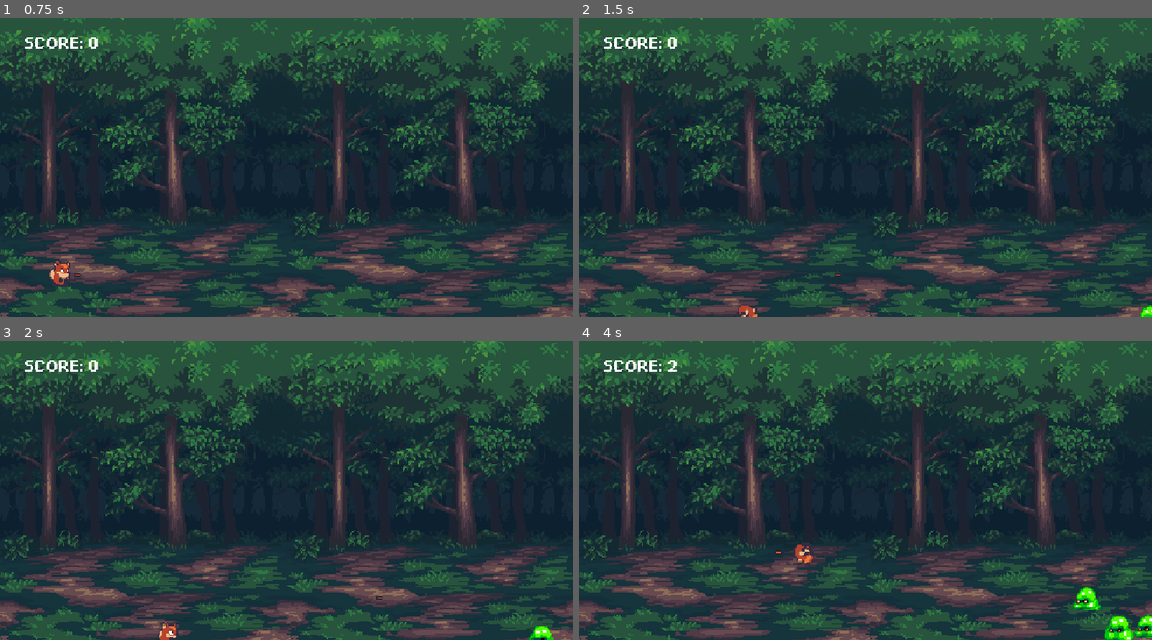
Above: before the commit, frames 1-4 (two rows, left to right).
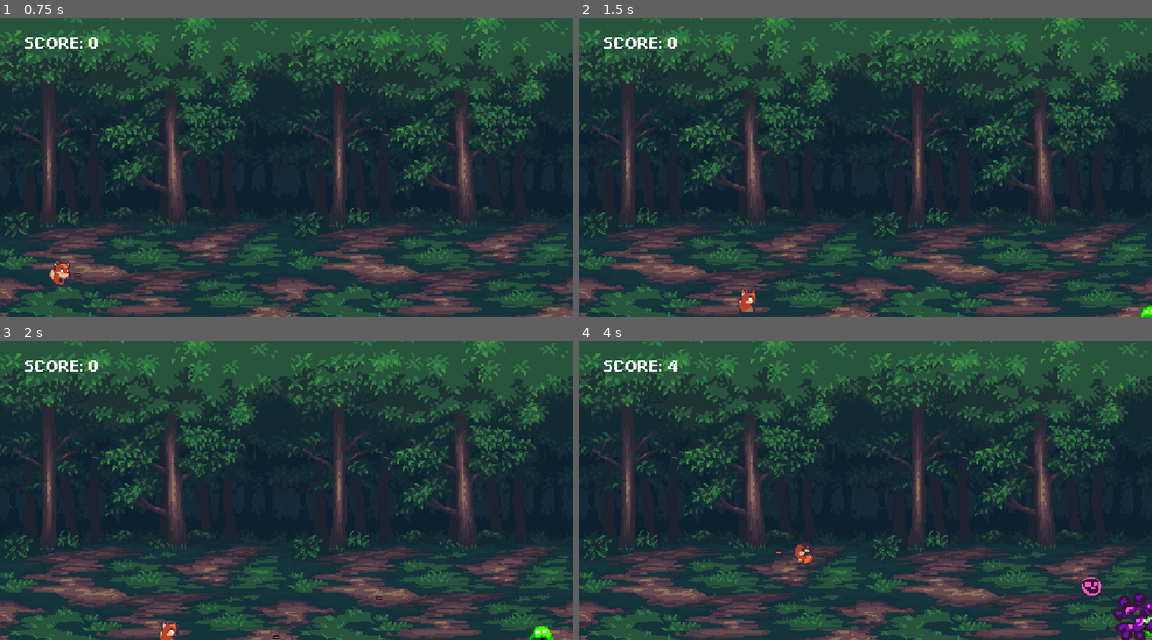
Above: after the commit, the same moments.

Repository: jsjzh/godot-game
Game: Godot game, scene res://Sences/game.tscn
Two runs of this game, one before a commit and one after it. Both use one fixed random seed, a clock stepped at 60 frames per second and the inputs below.
Inputs:
- Up to frame 1 (0.75 s): hold Right (right) from 0.53 s (still down); tap C (fire) at 0.6 s
- Up to frame 2 (1.5 s): tap Z (roll) at 0.8, 1.35 s; release Right (right) at 1.28 s; hold Down (down) from 1.28 s (still down)
- Up to frame 3 (2 s): keep holding Down (down); tap C (fire) at 1.55 s
- Up to frame 4 (4 s): release Down (down) at 2.03 s; hold Right (right) 2.03-2.78 s; tap C (fire) at 2.1, 3.05, 3.6 s; tap Z (roll) at 2.3, 2.85, 3.8 s; hold Up (up) 2.78-3.53 s; hold Left (left) from 3.53 s (still down)

Frame 1 is identical in both runs. In frame 2, 0.2% of the frame differs, in the area x 27-32%, y 90-100%; in frame 3, 0.1%; in frame 4, 1.3%, in the area x 15-100%, y 6-100%.

Commit message:
feat: 新增翻滚冷却系统

Diff:
--- a/Scripts/Player.gd
+++ b/Scripts/Player.gd
@@ -6,6 +6,7 @@
 @export var bullet_scene: PackedScene
 @export var player_audio_fire: AudioStreamPlayer
 @export var player_audio_run: AudioStreamPlayer
+@export var player_roll_cooldown_Timer: Timer
 
 @export var player_base_speed: float = 8000
 @export var player_roll_speed: float = player_base_speed * 1.5
@@ -19,6 +20,11 @@
 var player_last_direction = 1 # 1: right, -1: left
 var player_roll_timer: float = 0.0
 var player_roll_direction: Vector2 = Vector2.RIGHT
+var player_roll_colldownTimer: float = 1.0
+var player_can_roll: bool = true
+var player_is_invincible: bool = false
+
+var BlinkTween: Tween
 
 func _ready():
 	GameManager.game_overed.connect(handle_game_over)
@@ -89,15 +95,37 @@
 
 
 func start_roll(direction: Vector2):
+	if not player_can_roll:
+		return
 	player_move_type = PlayerMoveType.ROLL
 	player_roll_direction = direction.normalized()
 	player_roll_timer = player_roll_duration
 	player_animated_sprite.play("roll")
+	player_can_roll = false
+	player_roll_cooldown_Timer.start(player_roll_colldownTimer)
+
+	var tween = create_tween()
+	tween.set_loops() # 无限循环
+	tween.set_trans(Tween.TRANS_SINE) # 使用正弦曲线，效果更平滑
+
+	# 创建闪烁动画：透明 ↔ 不透明
+	tween.tween_property(player_animated_sprite, "modulate:a", 0.3, 0.1)
+	tween.tween_property(player_animated_sprite, "modulate:a", 1.0, 0.1)
+
+	# 保存tween引用以便停止
+	BlinkTween = tween
 
 
 func end_roll():
 	player_move_type = PlayerMoveType.IDLE
 	velocity = Vector2.ZERO
+
+	if BlinkTween:
+		BlinkTween.kill()
+		BlinkTween = null
+
+	# 确保材质恢复原状
+	player_animated_sprite.modulate = Color(1, 1, 1, 1)
 
 
 func handle_fire():
@@ -111,10 +139,14 @@
 			player_audio_fire.play()
 
 
-func handle_animation_finished(anim_name: String):
-	if anim_name == "roll" and player_move_type == PlayerMoveType.ROLL:
+func handle_animation_finished():
+	if player_move_type == PlayerMoveType.ROLL:
 		end_roll()
 
 
 func handle_game_over():
 	player_animated_sprite.play("game_over")
+
+
+func _on_roll_cooldown_timer_timeout() -> void:
+	player_can_roll = true
--- a/Sences/player.tscn
+++ b/Sences/player.tscn
@@ -171,16 +171,17 @@
 
 [sub_resource type="CircleShape2D" id="CircleShape2D_q4rjh"]
 
-[node name="Player" type="CharacterBody2D" unique_id=1157600657 node_paths=PackedStringArray("player_animated_sprite", "player_audio_fire", "player_audio_run") groups=["player"]]
+[node name="Player" type="CharacterBody2D" unique_id=1157600657 node_paths=PackedStringArray("player_animated_sprite", "player_audio_fire", "player_audio_run", "player_roll_cooldown_Timer") groups=["player"]]
 script = ExtResource("1_q4rjh")
 player_animated_sprite = NodePath("AnimatedSprite2D")
 bullet_scene = ExtResource("2_8lje0")
 player_audio_fire = NodePath("Fire")
 player_audio_run = NodePath("Run")
+player_roll_cooldown_Timer = NodePath("RollCooldownTimer")
 
 [node name="AnimatedSprite2D" type="AnimatedSprite2D" parent="." unique_id=1567163343]
 sprite_frames = SubResource("SpriteFrames_82ove")
-animation = &"roll"
+animation = &"idle"
 autoplay = "idle"
 
 [node name="CollisionShape2D" type="CollisionShape2D" parent="." unique_id=1075697584]
@@ -193,3 +194,7 @@
 
 [node name="Run" type="AudioStreamPlayer" parent="." unique_id=1723050582]
 stream = ExtResource("5_e8tdt")
+
+[node name="RollCooldownTimer" type="Timer" parent="." unique_id=1127559567]
+
+[connection signal="timeout" from="RollCooldownTimer" to="." method="_on_roll_cooldown_timer_timeout"]
